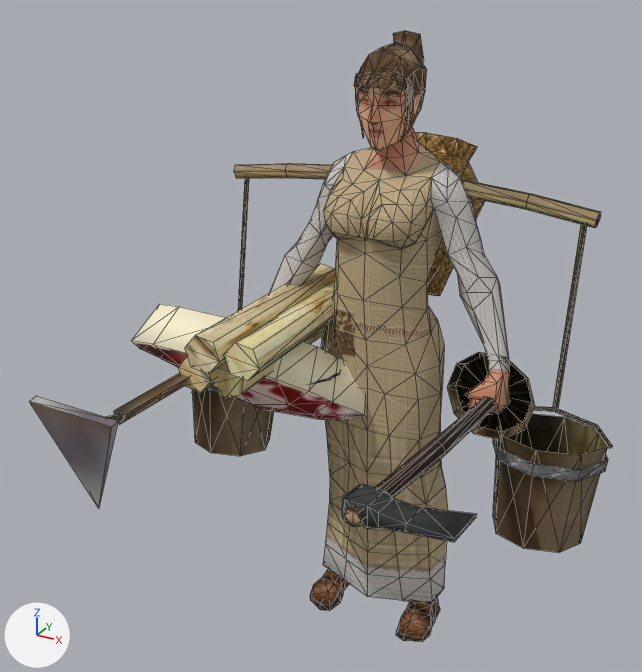
The glTF model apps/web/public/models/people/woman.glb: old version first, new version second.
Both versions are drawn from a 50 mm lens placed at (0.971, -2.144, 1.998), pointed at (-0.087, -0.219, 1.035). Arrows for +X, +Y and +Z are at lower left; the lights stay in place. The picture after the commit comes second. Mesh edges are drawn as thin lines. Where no turn or scale is listed for an object, it has been applied to the vertices. Vertices at exactly the same position are counted once.

In view in the first picture: 'woman-mesh'.
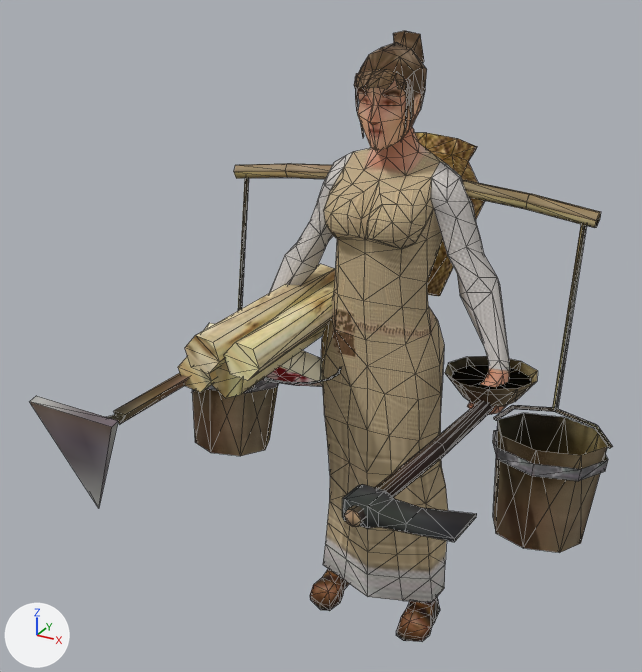
Scene script edits in JSON lines:
```json
{"block": "me_woman", "where": "# used by ob_woman_mesh; location = (0.0, 0.0, 0.0)"}
{"op": "remove", "block": "me_woman", "code": "me_woman.from_pydata(...)  # 1161 vertices, 2013 faces; spans x -0.68..0.67, y -0.95..0.46, z 0.0..1.8"}
{"op": "add", "block": "me_woman", "code": "me_woman.from_pydata(...)  # 1161 vertices, 2013 faces; spans x -0.67..0.67, y -0.95..0.46, z 0.0..1.8"}
{"block": "me_woman", "change": "me_woman part 1: the loose piece of 50 vertices spanning x -0.68..0.01, y -0.38..0.05, z 0.68..1.06 is scaled about its middle by 0.55, then moved by (0.0, 0.04, 0.01)"}
{"block": "me_woman", "change": "me_woman part 2: the loose piece of 20 vertices spanning x 0.22..0.47, y -0.09..0.0, z 0.78..1.02 is multiplied about its middle by the matrix ((0.995, -0.01, 0.097), (-0.097, 0.003, 0.995), (-0.01, -1.0, 0.002)), then moved by (0.0, -0.03, 0.04)"}
{"block": "me_woman", "change": "me_woman part 3: the loose piece of 11 vertices spanning x 0.24..0.46, y -0.07..-0.05, z 0.79..1.0 is multiplied about its middle by the matrix ((0.995, -0.01, 0.097), (-0.097, 0.003, 0.995), (-0.01, -1.0, 0.002)), then moved by (0.0, -0.02, 0.05)"}
```

Location of each change, (x1, y1, x2, y2) in pixels of the pictures (642 x 672 px; the box of a moved part takes in the faces that stretch with it):
```json
{"part": 1, "of": "me_woman", "change": "moved or reshaped", "before": [131, 304, 367, 420], "after": [203, 323, 323, 386]}
{"part": 2, "of": "me_woman", "change": "moved or reshaped", "before": [447, 352, 535, 440], "after": [445, 356, 538, 406]}
{"part": 3, "of": "me_woman", "change": "moved or reshaped", "before": [455, 356, 532, 432], "after": [452, 365, 531, 389]}
```
